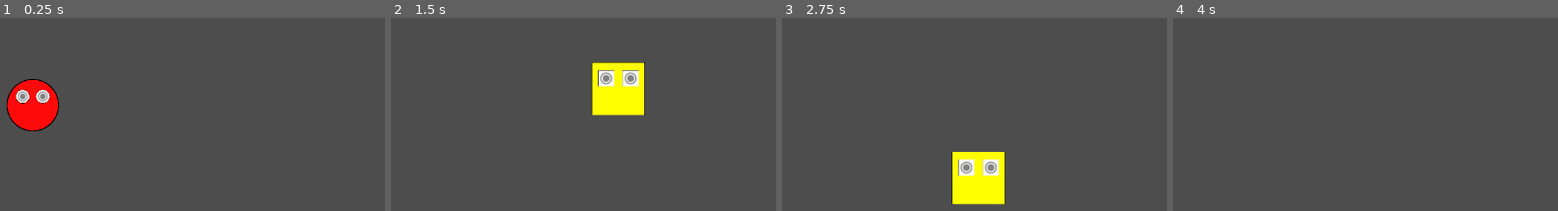
Above: before the commit, frames 1-4 (left to right).
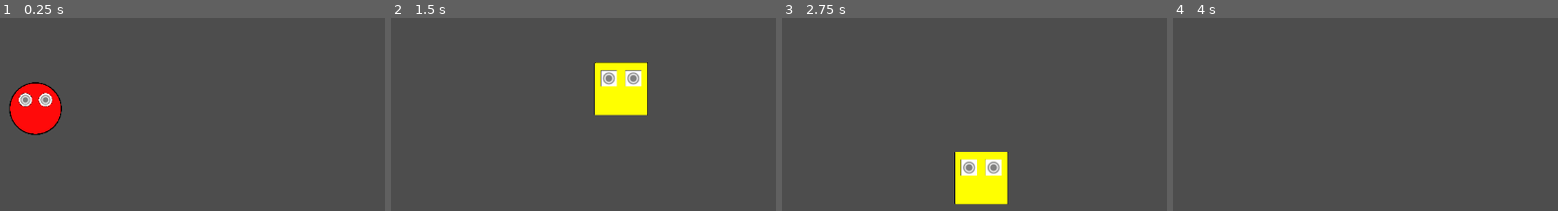
Above: after the commit, the same moments.

Repository: S0yBob/MiPrimerJuego
Game: Godot game, scene res://Assets/escenas/mapa.tscn
Same seed, same stepped clock (60 frames per second), same inputs: the game is played once before the commit and once after it.
Inputs:
- Up to frame 1 (0.25 s): no input
- Up to frame 2 (1.5 s): tap Enter (ui_accept) at 0.5, 0.77 s; hold Right (ui_right) from 0.53 s (still down); tap 1 (buton1) at 0.6 s; tap 2 (buton2) at 1.35 s
- Up to frame 3 (2.75 s): tap Enter (ui_accept) at 1.52 s; release Right (ui_right) at 2.03 s; hold Left (ui_left) from 2.03 s (still down); tap 4 (buton4) at 2.1 s
- Up to frame 4 (4 s): release Left (ui_left) at 2.78 s; hold Right (ui_right) from 2.78 s (still down); tap 1 (buton1) at 2.85 s; tap Enter (ui_accept) at 3.02, 3.77 s; tap 2 (buton2) at 3.6 s

The runs differ from the first frame. In frame 1, 1.5% of the frame differs, in the area x 1-17%, y 31-61%; in frame 2, 1.1%; in frame 3, 1.1%; in frame 4, nothing differs.

Commit message:
22/1/2024

Diff:
--- a/forms/Assets/escenas/mapa.tscn
+++ b/forms/Assets/escenas/mapa.tscn
@@ -14,5 +14,5 @@
 shape = SubResource("RectangleShape2D_igcol")
 
 [node name="Player" parent="." instance=ExtResource("1_tsnpt")]
-position = Vector2(517, 484)
+position = Vector2(521, 489)
 scale = Vector2(0.560002, 0.560002)
Binary file added: forms/Assets/sprites/Plataformas/partes del mapa_#g8409.png
Not shown, added: forms/Assets/sprites/Plataformas/partes del mapa_#g8409.png.import
Binary file added: forms/Assets/sprites/Plataformas/partes del mapa_#path6142.png
Not shown, added: forms/Assets/sprites/Plataformas/partes del mapa_#path6142.png.import
Binary file added: forms/Assets/sprites/Plataformas/partes del mapa_#rect4403-3.png
Not shown, added: forms/Assets/sprites/Plataformas/partes del mapa_#rect4403-3.png.import
Binary file added: forms/Assets/sprites/Plataformas/partes del mapa_#rect4403.png
Not shown, added: forms/Assets/sprites/Plataformas/partes del mapa_#rect4403.png.import
Binary file added: forms/Assets/sprites/Recolectables/Buble.C.png
Not shown, added: forms/Assets/sprites/Recolectables/Buble.C.png.import
Binary file added: forms/Assets/sprites/Recolectables/Buble.H.png
Not shown, added: forms/Assets/sprites/Recolectables/Buble.H.png.import
(and 6 more such lines)
